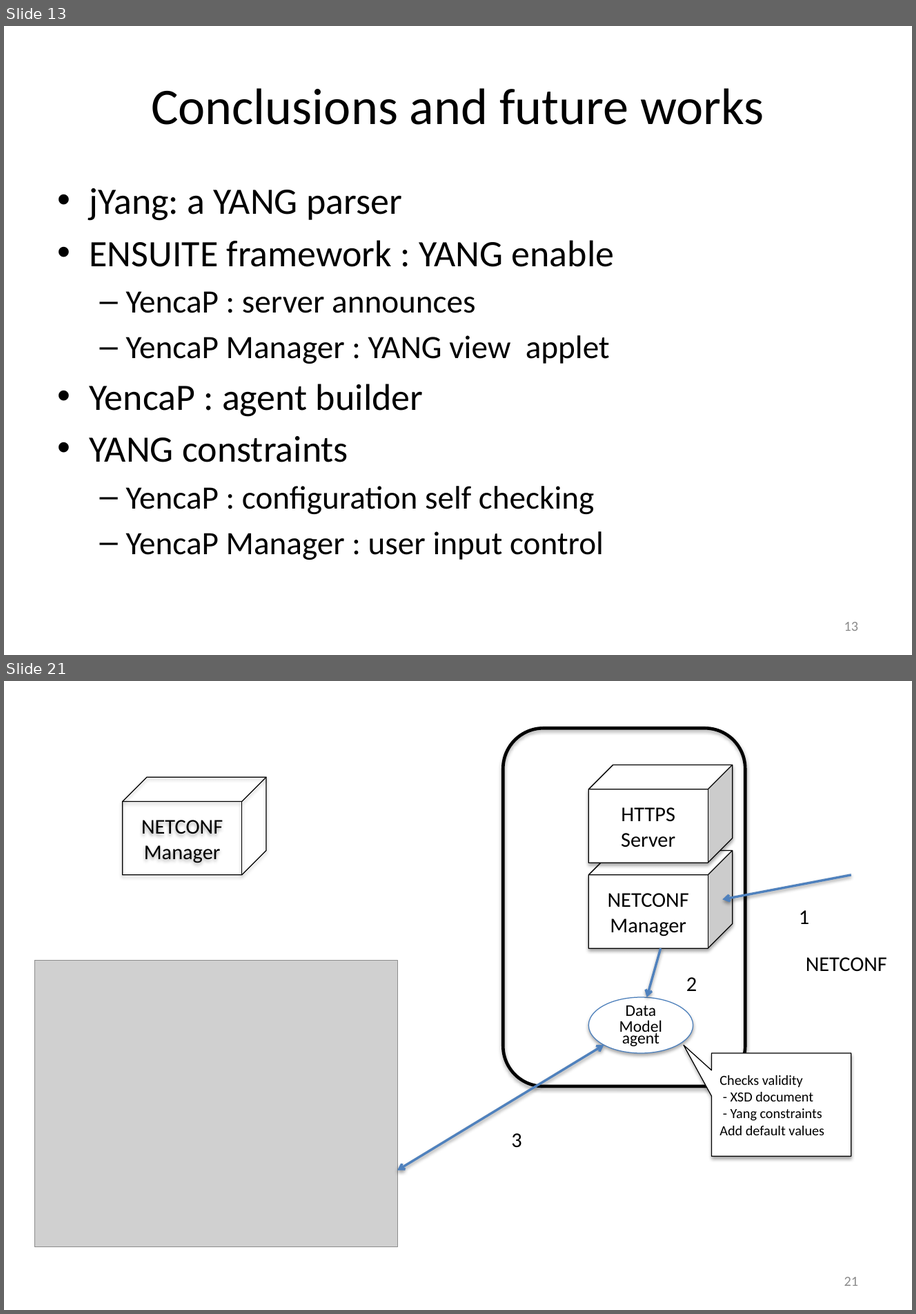
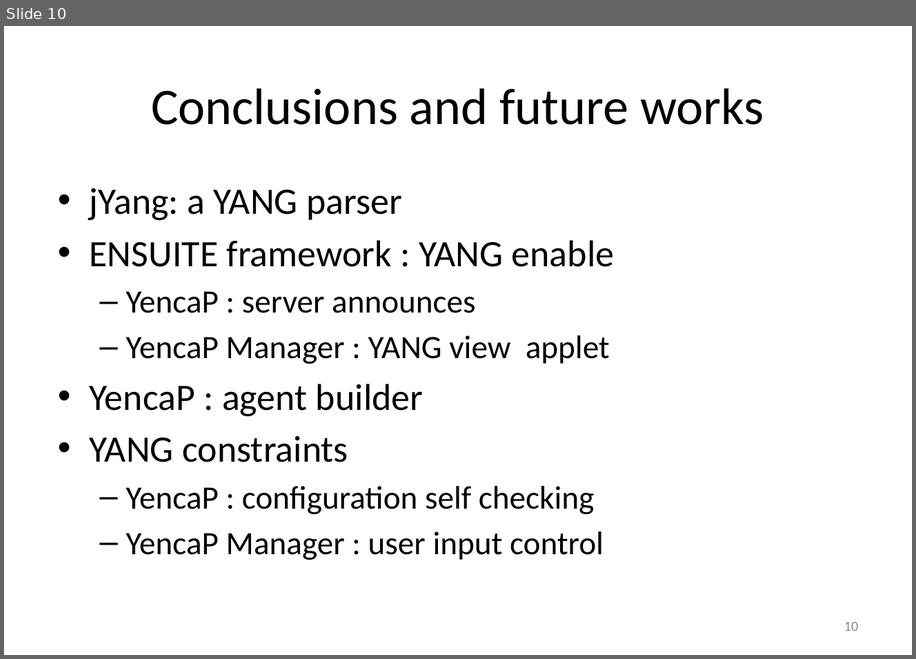
Before and after one commit to AaronNGray/jYang, a slide deck: yang-manager/reports/YangArchiAnimatedCameraReady2.pptx. Shown one above the other, each under a label of ours: slides 13 and 21 before the commit, slide 10 after it; the slides between them are not shown. The pictures are 916x1314 and 916x659 pixels, drawn with LibreOffice and Linux fonts; fonts in the diff are those of the drawing; grey boxes stand for pictures. Boxes give left, top, right and bottom in pixels: in the first picture for what was removed or moved away, otherwise in the second. Text is boxed around its words. In the diff, an @@ line names an element or a change of style, - is before the commit and + after.

```diff
--- a/yang-manager/reports/YangArchiAnimatedCameraReady2.pptx
+++ b/yang-manager/reports/YangArchiAnimatedCameraReady2.pptx
@@ slide 21 removed at (4, 681, 912, 1310), background #FFFFFF @@
@@ rounded rectangle removed at (503, 728, 745, 1086) @@
@@ cube removed at (122, 778, 266, 876) @@
-NETCONF
-Manager
@@ cube removed at (588, 765, 733, 863) @@
-HTTPS
-Server
@@ cube removed at (588, 850, 733, 949) @@
-NETCONF
-Manager
@@ arrow removed from (852, 875) to (722, 899) @@
@@ text removed at (799, 910, 809, 924) @@
-1
@@ arrow removed from (660, 949) to (647, 997) @@
@@ picture removed at (34, 960, 397, 1247) @@
@@ text removed at (806, 957, 887, 971) @@
-NETCONF
@@ text removed at (686, 977, 697, 991) @@
-2
@@ ellipse removed at (588, 997, 693, 1054) @@
-Data Model
-agent
@@ double arrow removed from (397, 1170) to (604, 1045) @@
@@ speech box removed at (712, 1054, 852, 1156) @@
-Checks validity
-- XSD document
-- Yang constraints
-Add default values
@@ text removed at (511, 1133, 522, 1147) @@
-3
@@ page number removed at (844, 1276, 858, 1285) @@
-21
@@ what was slide 13 is now slide 10 @@
@@ page number at (844, 621, 858, 630): text changed @@
-13
+10
```
Also in this commit, not shown: 7 slides changed, 1 slide added, 11 other slides removed, 4 other files.
